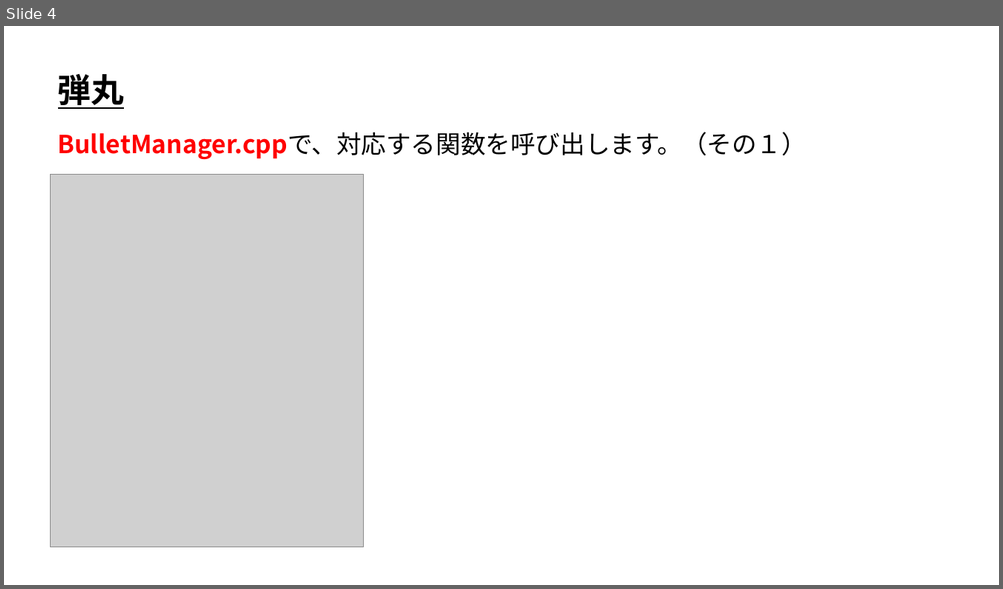
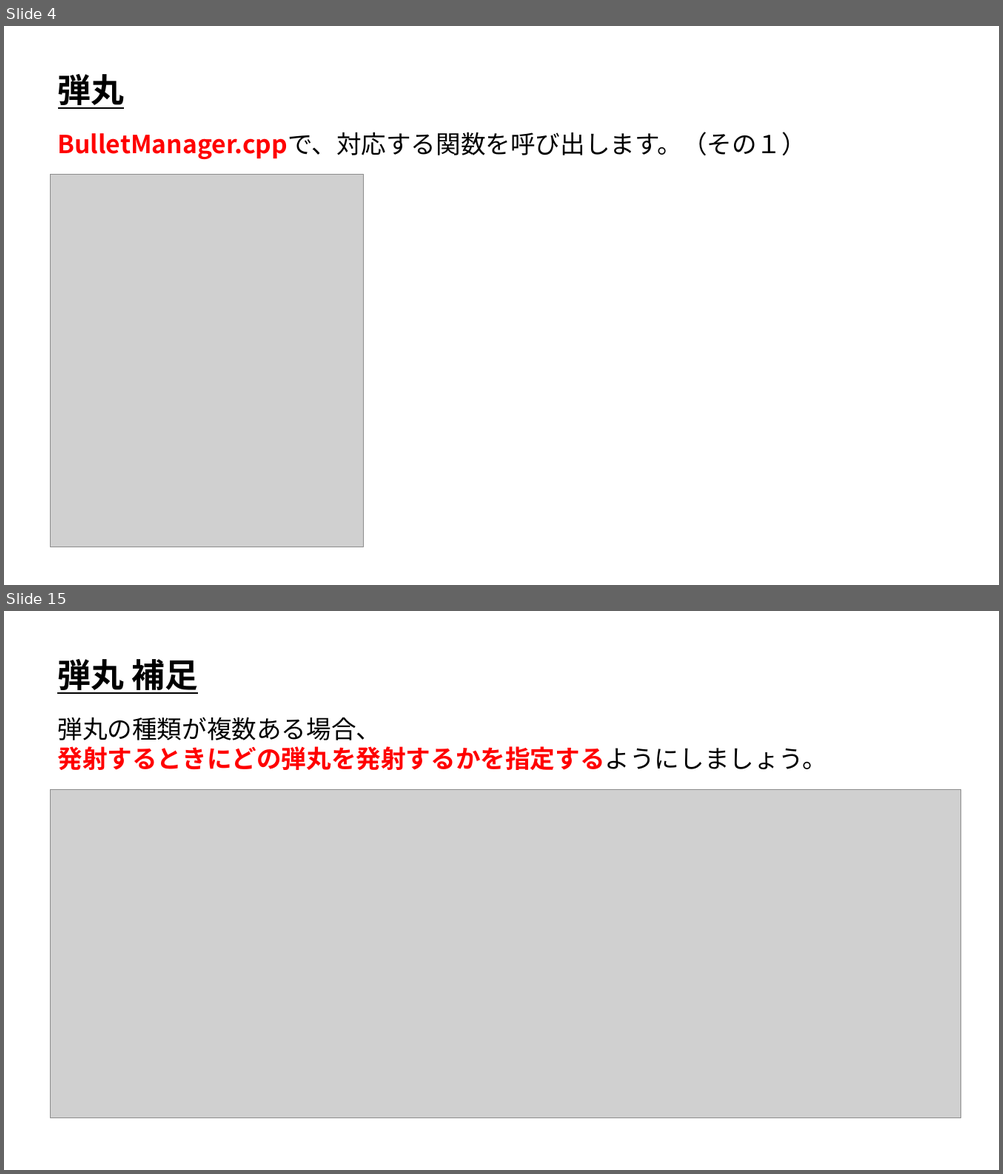
Before and after one commit to ArakiYusuke-Ohara/Textbook, a slide deck: ゲーム科1年/00_前期/ゲームプログラミングⅡ/04_シューティングゲーム弾丸編.pptx. Shown one above the other, each under a label of ours: slide 4 before the commit, slides 4 and 15 after it; the slides between them are not shown. The pictures are 1003x589 and 1003x1174 pixels, drawn with LibreOffice and Linux fonts; fonts in the diff are those of the drawing; grey boxes stand for pictures. Boxes give left, top, right and bottom in pixels: in the first picture for what was removed or moved away, otherwise in the second. Text is boxed around its words. In the diff, an @@ line names an element or a change of style, - is before the commit and + after.

Commit message:
弾丸編完成

```diff
--- a/ゲーム科1年/00_前期/ゲームプログラミングⅡ/04_シューティングゲーム弾丸編.pptx
+++ b/ゲーム科1年/00_前期/ゲームプログラミングⅡ/04_シューティングゲーム弾丸編.pptx
@@ slide 15 added at <box>4,611,999,1170</box>, background #FFFFFF @@
@@ text added at <box>57,659,198,694</box>, 32 pt, text #000000, bold, underline @@
+弾丸 補足
@@ text added at <box>58,717,828,770</box>, 24 pt, text #000000 @@
+弾丸の種類が複数ある場合、
+発射するときにどの弾丸を発射するかを指定するようにしましょう。
@@ picture added at <box>51,789,962,1119</box> @@
```
Also in this commit, not shown: 1 slide changed, 10 other slides added, 6 other files.
